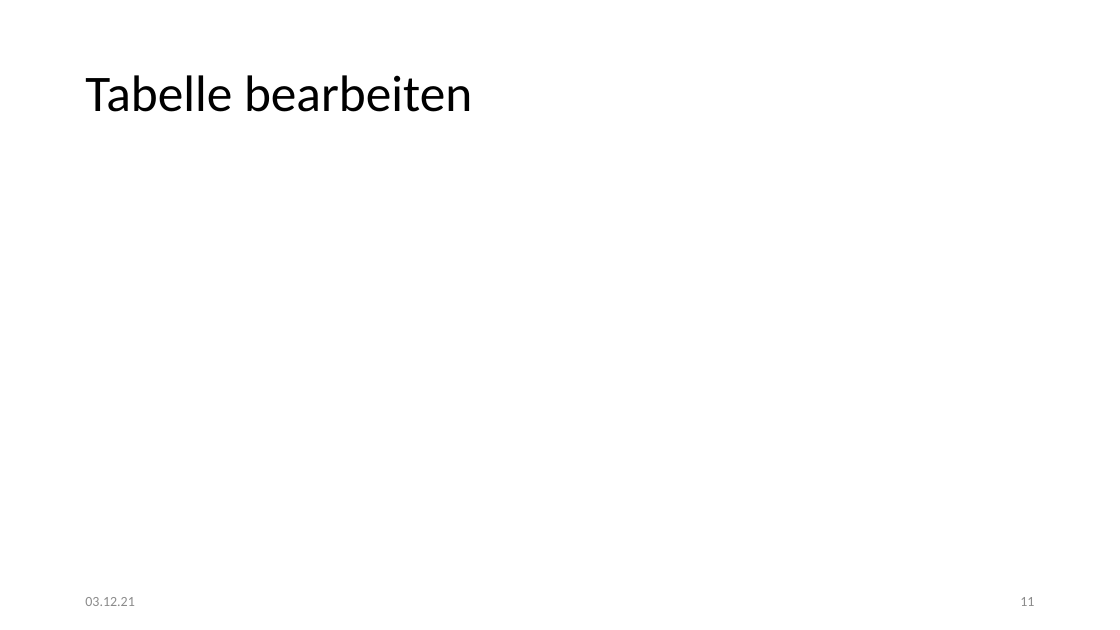
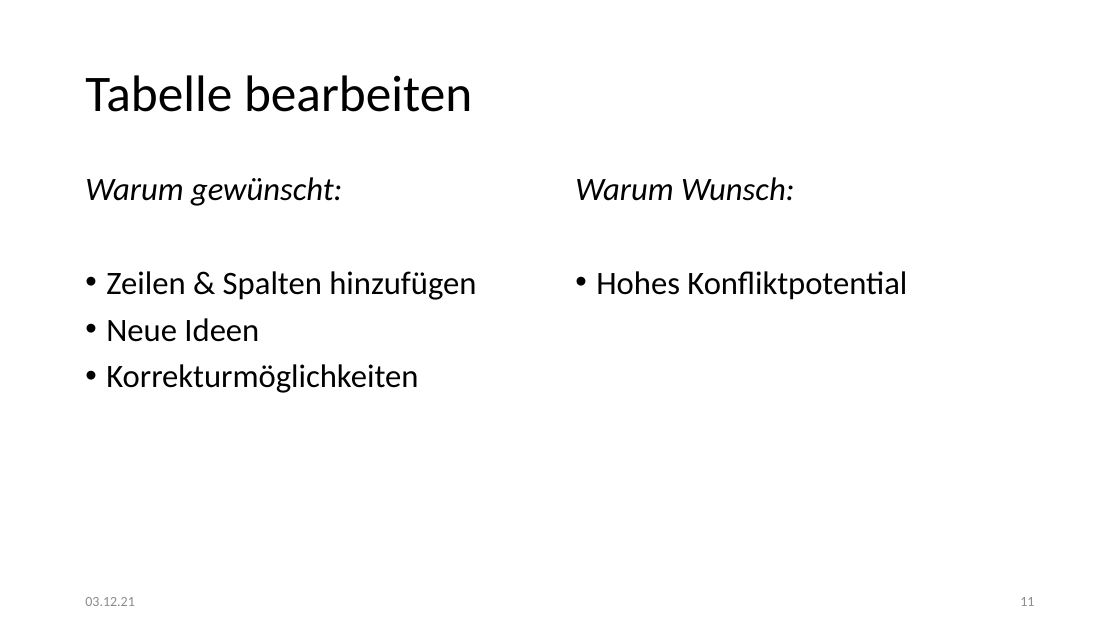
Before and after one commit to kittyahy/PSEAppGruppe2, a slide deck: slide 11 of Praesentationen/01-Definitionsphase/Präsentation.pptx. Drawn at 1120x630 pixels with LibreOffice and Linux fonts; fonts in the diff are those of the drawing. Boxes give left, top, right and bottom in pixels: in the first picture for what was removed or moved away, otherwise in the second. Text is boxed around its words. In the diff, an @@ line names an element or a change of style, - is before the commit and + after.

```diff
--- a/Praesentationen/01-Definitionsphase/Präsentation.pptx
+++ b/Praesentationen/01-Definitionsphase/Präsentation.pptx
@@ text added at (x1=85, y1=177, x2=476, y2=393), 28 pt, text #000000 @@
+Warum gewünscht:
+• Zeilen & Spalten hinzufügen
+• Neue Ideen
+• Korrekturmöglichkeiten
@@ text added at (x1=575, y1=177, x2=907, y2=300), 28 pt, text #000000 @@
+Warum Wunsch:
+• Hohes Konfliktpotential
```
Also in this commit, not shown: 3 other slides changed.
